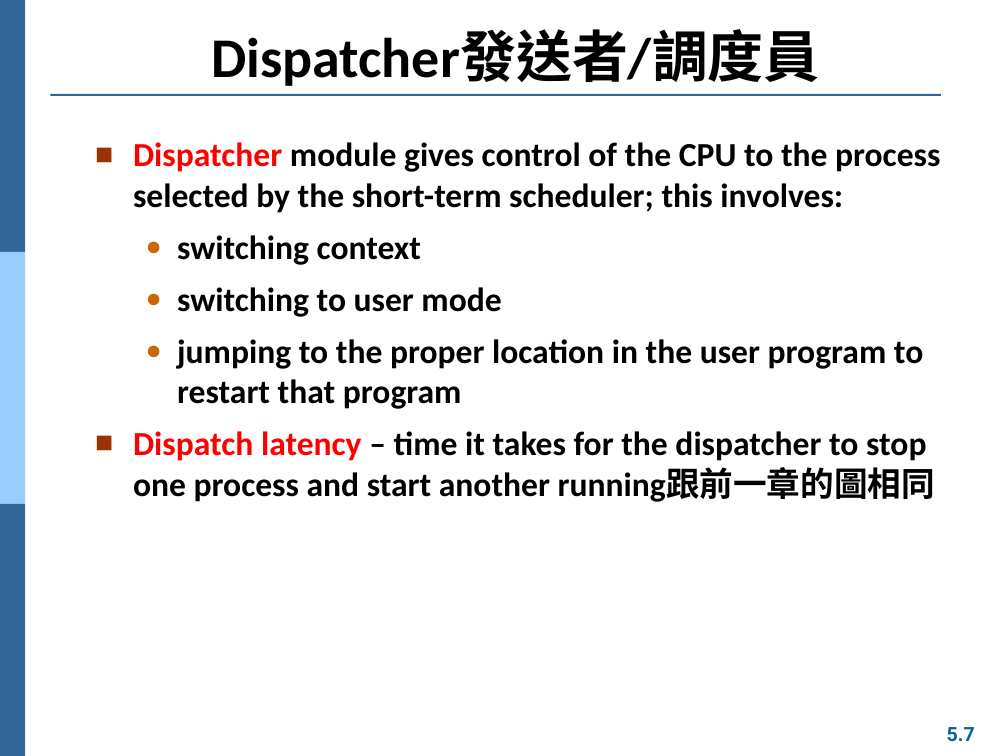
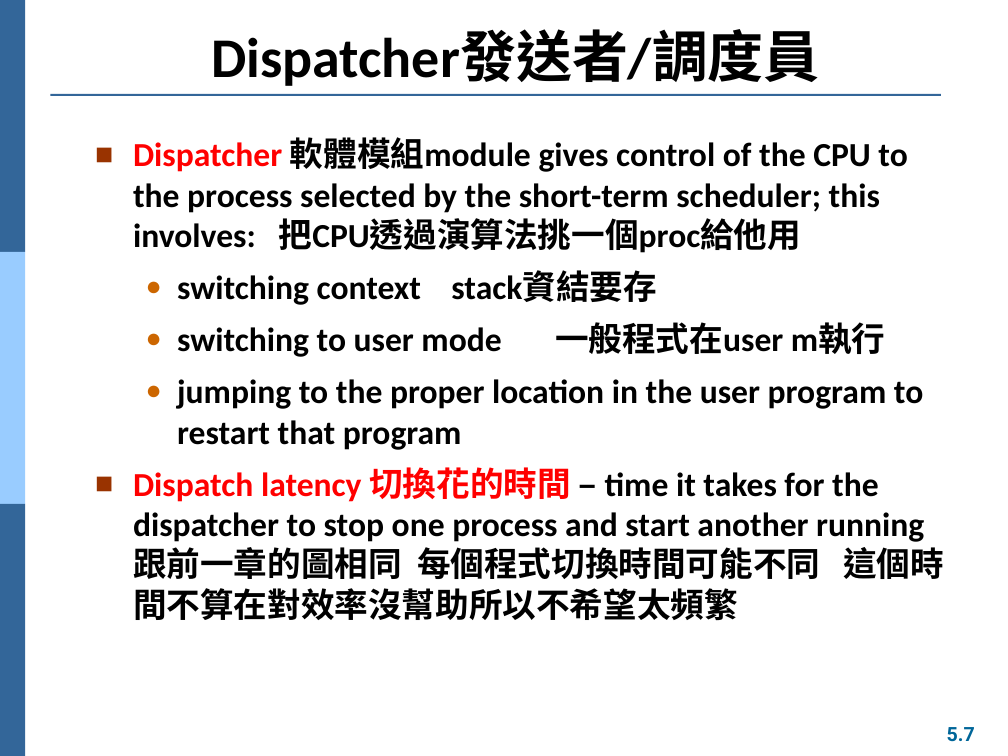
Before and after one commit to Yang09701194/OS_Learning, a slide deck: slide 7 of ch05.pptx. Drawn at 1008x756 pixels with LibreOffice and Linux fonts; fonts in the diff are those of the drawing. Boxes give left, top, right and bottom in pixels: in the first picture for what was removed or moved away, otherwise in the second. Text is boxed around its words. In the diff, an @@ line names an element or a change of style, - is before the commit and + after.

```diff
--- a/ch05.pptx
+++ b/ch05.pptx
@@ text at <box>133,137,907,357</box>: text changed @@
-■ Dispatcher module gives control of the CPU to the process selected by the short-term scheduler; this involves:
-  ● switching context
-  ● switching to user mode
+■ Dispatcher 軟體模組module gives control of the CPU to the process selected by the short-term scheduler; this involves: 把CPU透過演算法挑一個proc給他用
+  ● switching context stack資結要存
+  ● switching to user mode 一般程式在user m執行
@@ text at <box>133,467,944,621</box>: text changed @@
-■ Dispatch latency – time it takes for the dispatcher to stop one process and start another running跟前一章的圖相同
+■ Dispatch latency 切換花的時間 – time it takes for the dispatcher to stop one process and start another running跟前一章的圖相同 每個程式切換時間可能不同 這個時間不算在對效率沒幫助所以不希望太頻繁
```
Also in this commit, not shown: 31 other slides changed, 2 slides added, 1 other file.
